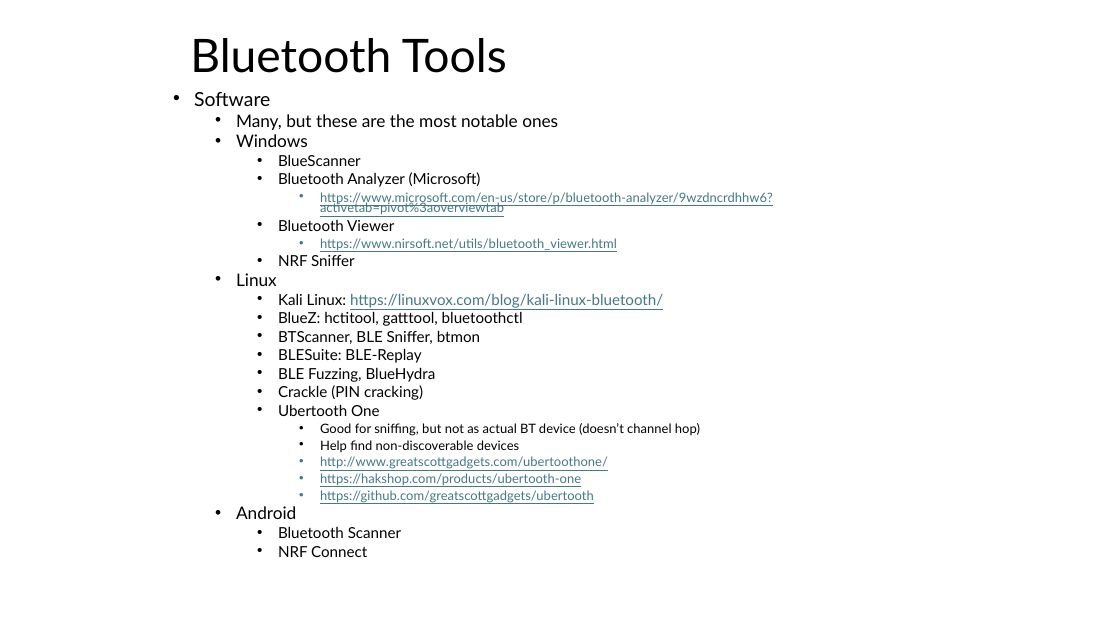
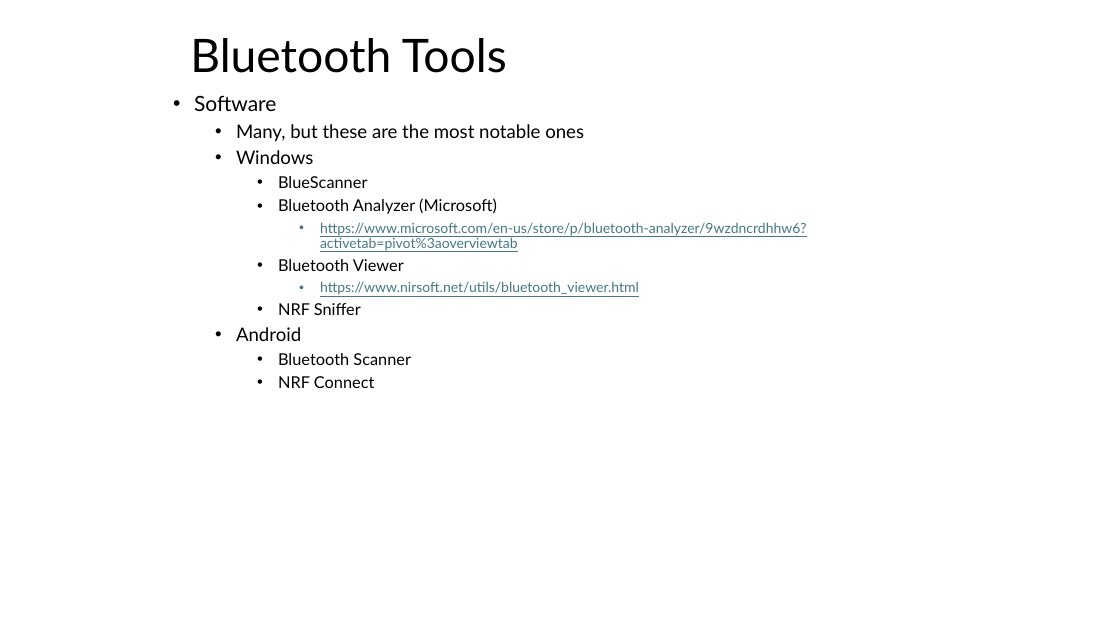
Before and after one commit to nprobert/AutoISAC-ACT-AdvWireless, a slide deck: slide 16 of 2 ACT AW - Bluetooth.pptx (slide 27 before the commit). Drawn at 1120x630 pixels with LibreOffice and Linux fonts; fonts in the diff are those of the drawing. Boxes give left, top, right and bottom in pixels: in the first picture for what was removed or moved away, otherwise in the second. Text is boxed around its words. In the diff, an @@ line names an element or a change of style, - is before the commit and + after.

Commit message:
Bluetooth updates.  Split Kali from PC/Mobile

```diff
--- a/2 ACT AW - Bluetooth.pptx
+++ b/2 ACT AW - Bluetooth.pptx
@@ text "Software" at [194,95,807,388]: size 16.6 to 18 pt in "Software"; size 14.8 to 16 pt in "Many, but these are the most notable ...", "Windows", "Android"; size 12.9 to 14 pt in "BlueScanner", "Bluetooth Analyzer (Microsoft)", "Bluetooth Viewer", "NRF Sniffer" and 2 more places; size 11.1 to 12 pt in "https://www.microsoft.com/en-us/store/p/bluetooth-analyzer/9 ...", "https://www.nirsoft.net/utils/bluetooth_viewer.html"; line spacing 0.7 to 0.9 @@
@@ text at [278,293,700,503]: paragraphs removed @@
-  • Linux
-    • Kali Linux: https://linuxvox.com/blog/kali-linux-bluetooth/
-    • BlueZ: hctitool, gatttool, bluetoothctl
-    • BTScanner, BLE Sniffer, btmon
-    • BLESuite: BLE-Replay
-    • BLE Fuzzing, BlueHydra
-    • Crackle (PIN cracking)
-    • Ubertooth One
-      • Good for sniffing, but not as actual BT device (doesn’t channel hop)
-      • Help find non-discoverable devices
-      • http://www.greatscottgadgets.com/ubertoothone/
-      • https://hakshop.com/products/ubertooth-one
-      • https://github.com/greatscottgadgets/ubertooth
```
Also in this commit, not shown: 5 other slides changed, 2 slides added, 13 slides removed, 1 other file.
